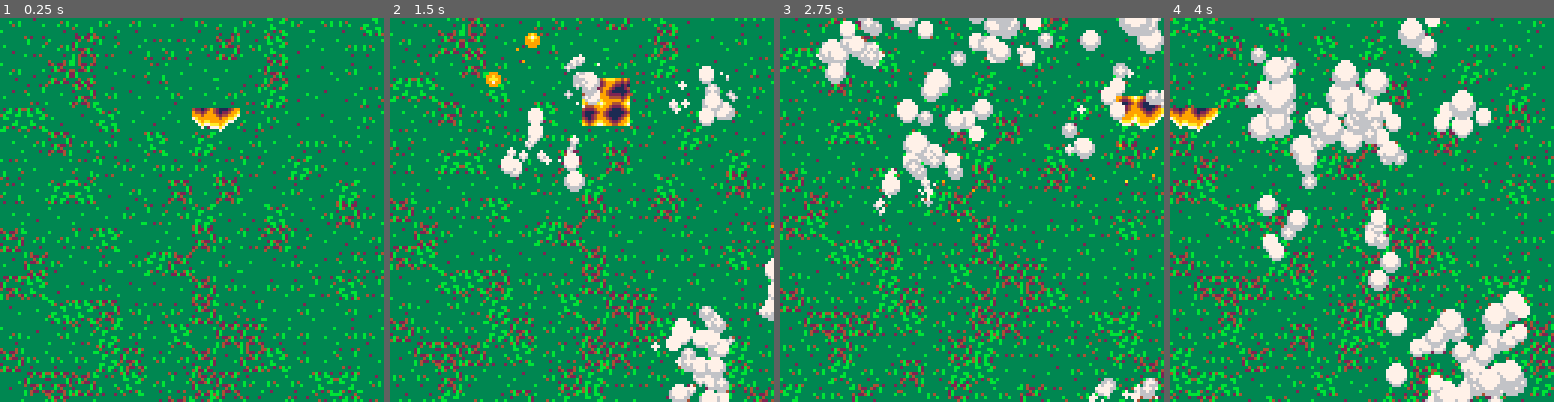
Above: before the commit, frames 1-4 (left to right).
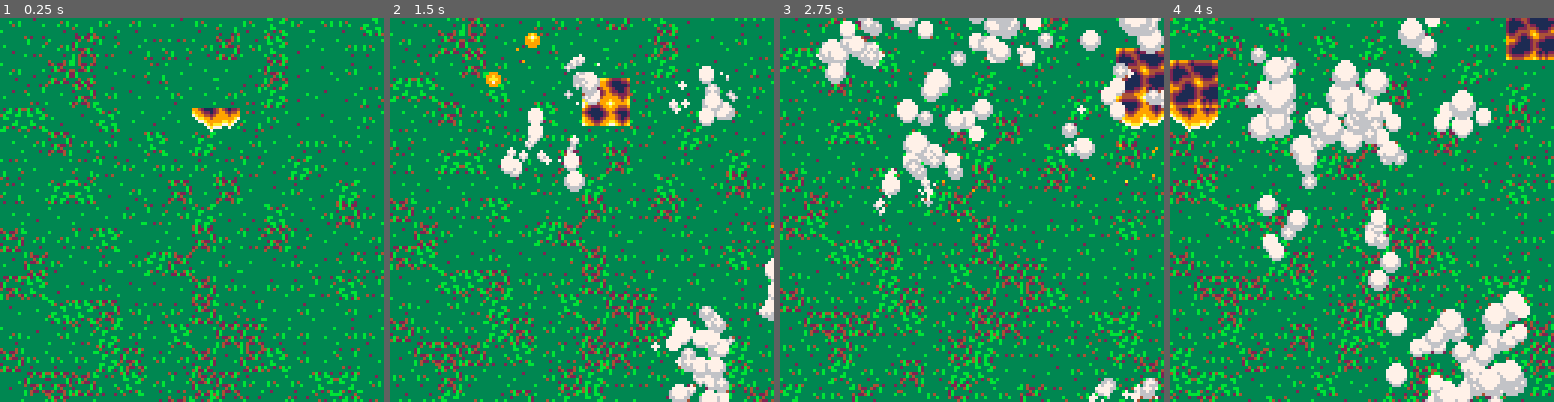
Above: after the commit, the same moments.

Repository: FreeCodeCampGuam/LavaFlow
Game: PICO-8 cartridge lavaflow.p8
Two runs of this game, one before a commit and one after it. Both use one fixed random seed, a clock stepped at 60 frames per second and the inputs below.
Inputs:
- Up to frame 1 (0.25 s): no input
- Up to frame 2 (1.5 s): tap X (X key) at 0.33, 1.07 s; tap O (Z key) at 0.7 s
- Up to frame 3 (2.75 s): hold Right 1.6-2.1 s; tap O (Z key) at 1.7, 2.1, 2.5 s; tap X (X key) at 1.85 s; hold Up 2.15-2.42 s; hold Right from 2.47 s (still down)
- Up to frame 4 (4 s): tap O (Z key) at 2.9, 3.3, 3.7 s; tap X (X key) at 2.97 s; release Right at 3.03 s; hold Left 3.08-3.58 s; hold Down 3.63-3.97 s

The runs differ from the first frame. In frame 1, 0.5% of the frame differs, in the area x 50-63%, y 23-30%; in frame 2, 0.9%; in frame 3, 1.8%; in frame 4, 3.4%, in the area x 0-100%, y 0-30%.

Commit message:
Creation of lava trail

Diff:
--- a/lavaflow.p8
+++ b/lavaflow.p8
@@ -25,6 +25,7 @@
 maprate = 60          --how long until the map changes
 
 lava = {}
+lava2 = {}
 
 --shorter than particles
 sparks = {}
@@ -48,6 +49,10 @@
 -- cam stack
 cstack = {{0,0}}
 
+trans1 = {4,6,8,10} -- selectable sprites
+lefttrans = {}
+righttrans = {}
+trans2 = {12,14}
 --------------------------------------------
 
 function graphics_init()
@@ -340,14 +345,16 @@
 --  udebug() -- for debug cursor control
 -- end
 
-function create_lava(mode,x,y,sw,sh,dire)
+function create_lava(x,y,sw,sh,mode,transform,dire,movable)
  local flow = {}
-  flow.x = x or flr(gridw/2)
-  flow.y = y or flr(tileh*2)
-  flow.sw = sw or 2
-  flow.sh = sh or 2
-  flow.mode = mode or 4
-  flow.dire = dire or 0
+  flow.x = x or flr(gridw/2)      --for x position
+  flow.y = y or flr(tileh*2)      --for y position
+  flow.sw = sw or 2               --for sprite width
+  flow.sh = sh or 2               --for sprite height
+  flow.mode = mode or 0           --for current step in animation
+  flow.transform = transform or trans1   --for type of tranformation
+  flow.dire = dire or 0           --for direction
+  flow.movable = movable or true  --for declaring if movable
  add(lava,flow)
 end
 
@@ -355,24 +362,20 @@
  foreach(lava,update_lava)
 end
 
-function update_lava(flo)
- trans = {4,6,8,10} -- selectable sprites
- lefttrans = {}
- righttrans = {}
- trans2 = {12,14}
- flo.mode = trans[flr((t%maprate)*#trans/maprate)+1] --divided by total transformations + starting sprite number
- if (btn(0)) then
-  if (flo.x > 0) then
-   flo.x -= tilew
-  end
- end
- if (btn(1)) then
-  if (flo.x < gridw - tilew) then
-   flo.x += tileh
+function update_lava(fl)
+ fl.mode = fl.transform[flr((t%maprate)*#fl.transform/maprate)+1] --divided by total transformations + starting sprite number
+ if (fl.movable == true) then
+  if (btn(0)) then
+   fl.x = max(0, fl.x-tilew)
+  end
+  if (btn(1)) then
+   fl.x = min(gridw-tilew, fl.x+tilew)
   end
  end
  if time_to_move_cam() then
-  --
+  create_lava2(fl.x,flr(fl.y - tileh),fl.sw,fl.sh,trans2)
+  --flo.mode = trans2[flr((t%maprate)*#trans2/maprate)+1]
+  --spr(fl.mode,fl.x,fl.y-tilew,fl.sw,fl.sh)
  end
 end
 
@@ -380,8 +383,38 @@
  foreach(lava,draw_lava)
 end
 
-function draw_lava(flo)
- spr(flo.mode,flo.x,flo.y,flo.sw,flo.sh,flo.dire)
+function draw_lava(fl)
+ spr(fl.mode,fl.x,fl.y,fl.sw,fl.sh)
+end
+
+function create_lava2(x,y,sw,sh,mode,transform)
+ local flow2 = {}
+  flow2.x = x or gridw/2
+  flow2.y = y or tileh
+  flow2.sw = sw or 2
+  flow2.sh = sh or 2
+  flow2.mode = mode or 0
+  flow2.transform = transform or trans2
+ add(lava2,flow2)
+end
+
+function update_lavas2()
+ foreach(lava2,update_lava2)
+end
+
+function update_lava2(fl2)
+ fl2.mode = fl2.transform[flr((t%maprate)*#fl2.transform/maprate)+1]
+ if time_to_move_cam() then
+  fl2.y -= tileh
+ end
+end
+
+function draw_lavas2()
+ foreach(lava2,draw_lava2)
+end
+
+function draw_lava2(fl2)
+ spr(fl2.mode,fl2.x,fl2.y,fl2.sw,fl2.sh)
 end
 
 function createrow()               --creates particular row, each tiles has own color
@@ -466,6 +499,7 @@
 
 function _update()
  t += 1
+ update_lavas2()
  update_lavas()
  update_shakes()
  update_sparks()
@@ -499,6 +533,7 @@
 end
 
 function _draw()
+ cls()
  -- testing interfaces
  apply_shakes()
  -- end testing interfaces
@@ -507,6 +542,7 @@
    drawtile(cn,rn,tile)
   end
  end
+ draw_lavas2()
  draw_lavas()
  -- testing interfaces
  draw_sparks()
